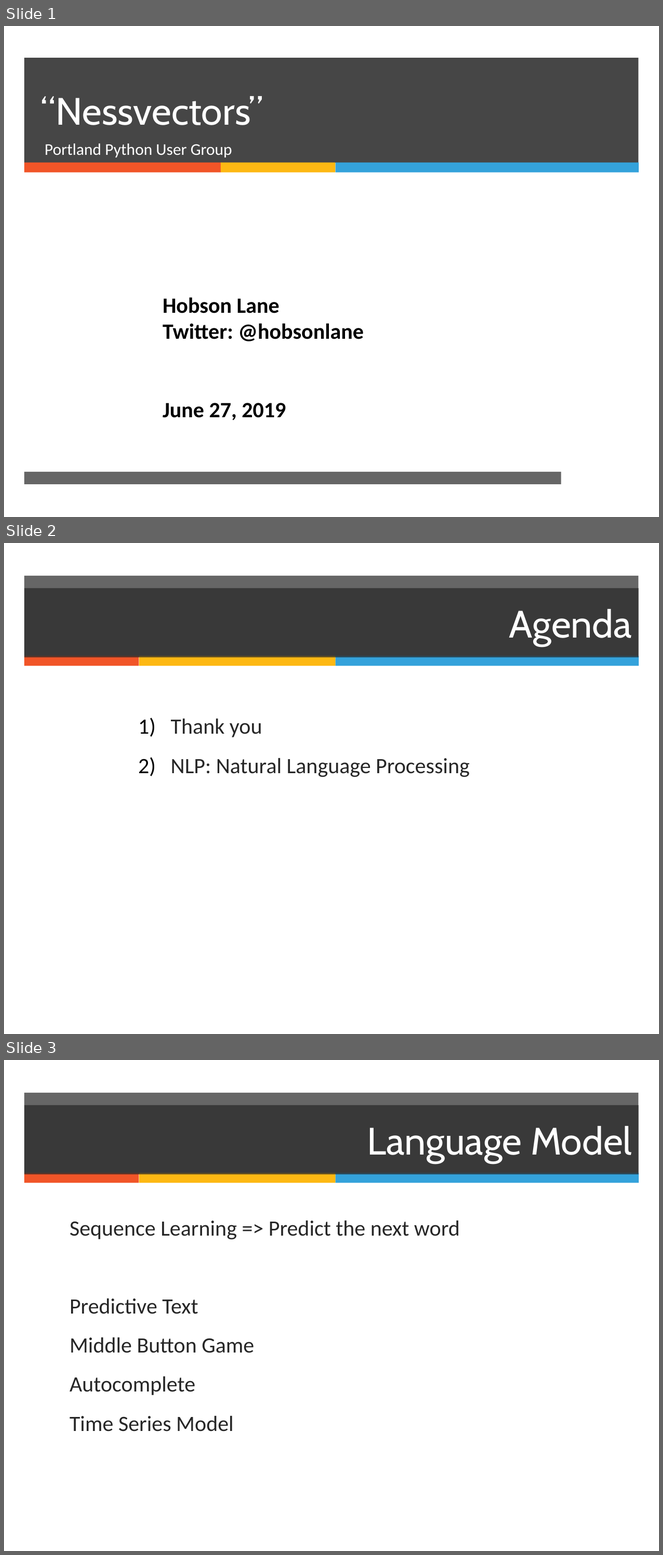
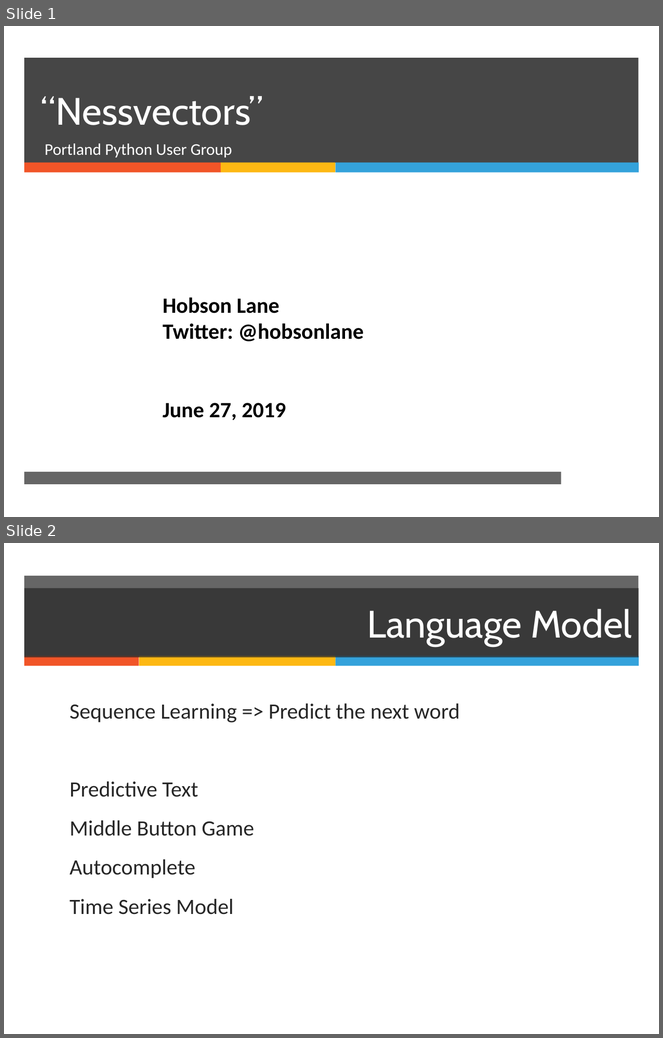
Before and after one commit to hobson/hobson.github.io, a slide deck: _posts/talk-2019-06-27--san-diego-python-user-group.odp. Shown one above the other, each under a label of ours: slides 1, 2 and 3 before the commit, slides 1 and 2 after it. The pictures are 663x1555 and 663x1038 pixels, drawn with LibreOffice and Linux fonts; fonts in the diff are those of the drawing. Boxes give left, top, right and bottom in pixels: in the first picture for what was removed or moved away, otherwise in the second. Text is boxed around its words. In the diff, an @@ line names an element or a change of style, - is before the commit and + after.

Commit message:
slides for the past two months of PUG

```diff
--- a/_posts/talk-2019-06-27--san-diego-python-user-group.odp
+++ b/_posts/talk-2019-06-27--san-diego-python-user-group.odp
@@ slide 2 removed at [4, 543, 659, 1034], background #FFFFFF; not listed: 4 template elements that a slide beside it also shows @@
@@ title removed at [24, 588, 639, 657] @@
-Agenda
@@ text removed at [171, 719, 470, 778] @@
-1) Thank you
-2) NLP: Natural Language Processing
@@ what was slide 3 is now slide 2 @@
```
Also in this commit, not shown: 2 other files.
